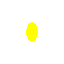
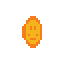
Layer changes from the first (64, 64) image to the second:
painted on "Background" over [left=22, top=16, right=42, bottom=48]
